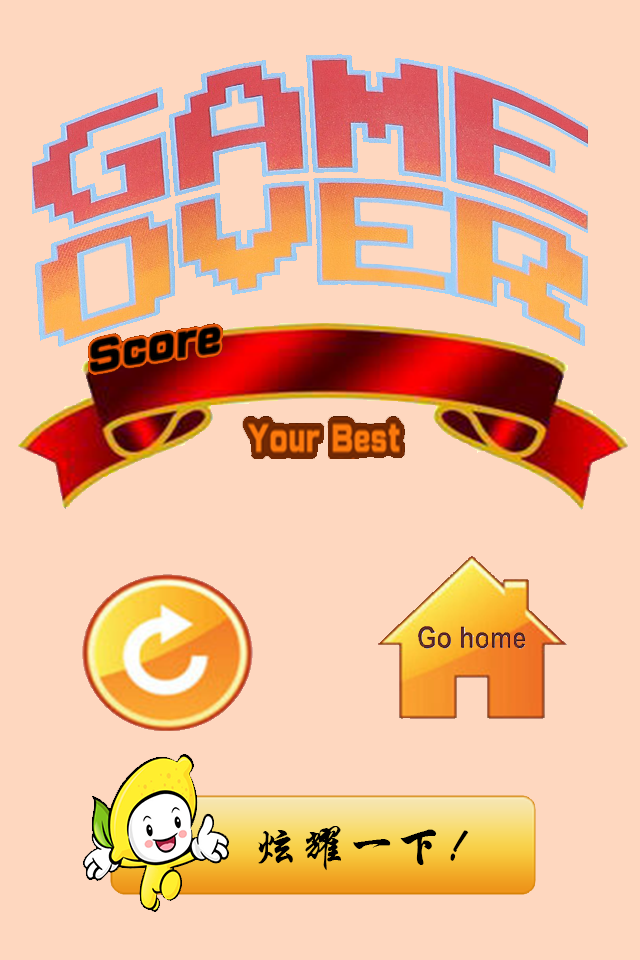
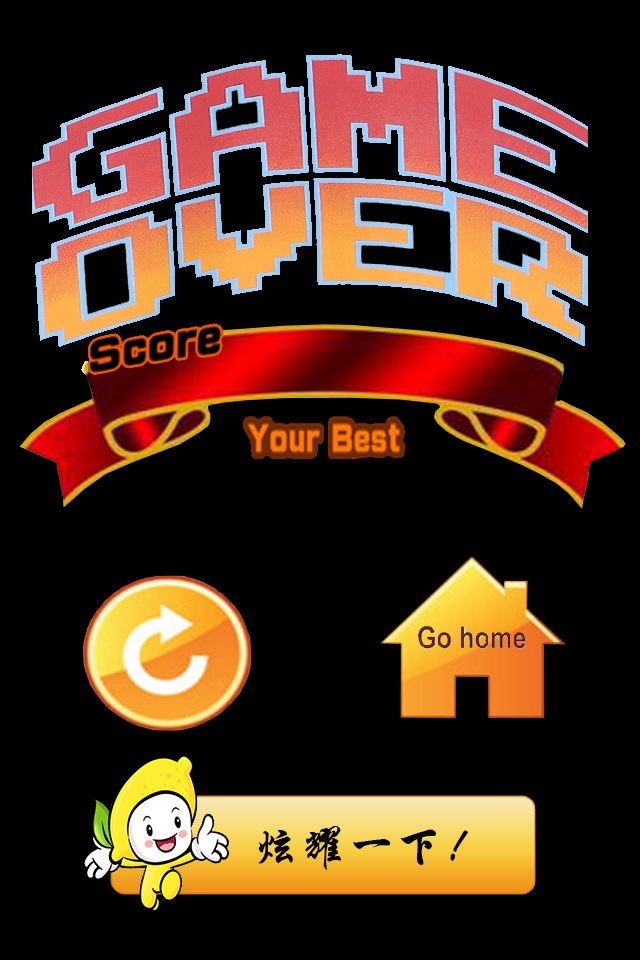
Layer changes from the first 640×960 image to the second:
painted on "返回" over [378, 556, 567, 719]
painted on "重来" over [82, 574, 253, 732]
painted on "得分" over [18, 323, 628, 510]
painted on "色板" over [0, 0, 640, 960]
